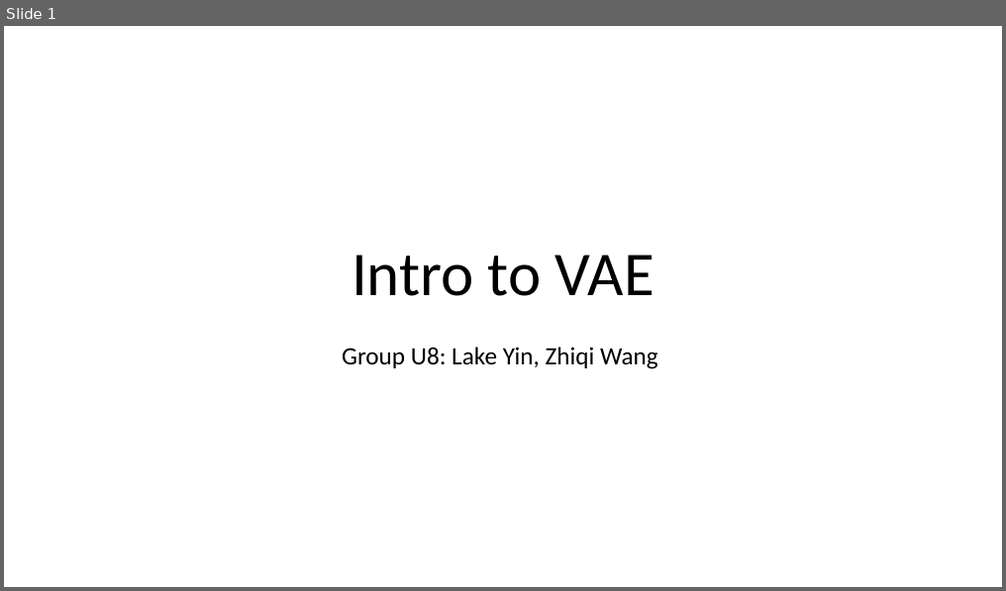
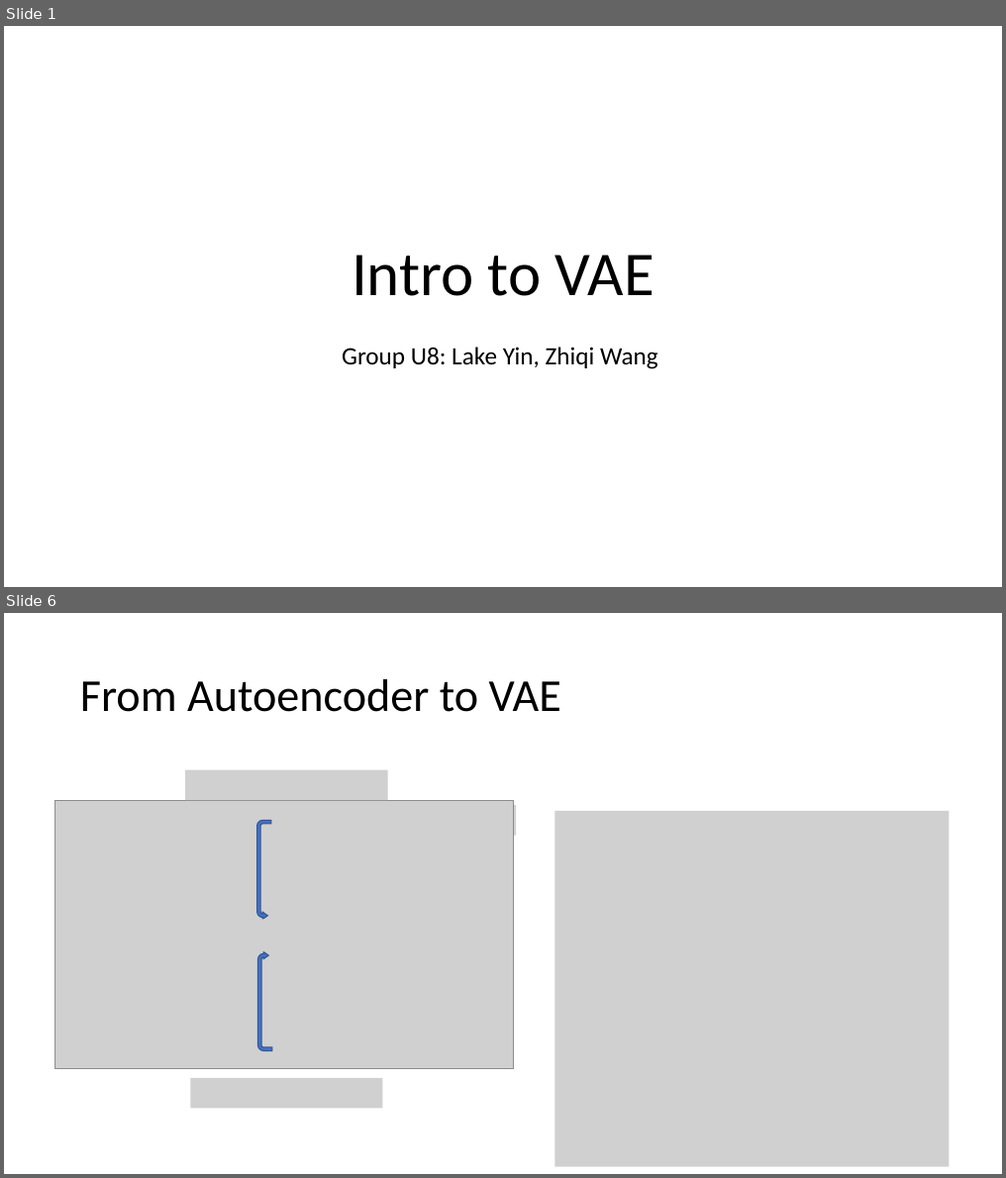
Before and after one commit to ZhiqiEliWang/csci4968-VAE-project, a slide deck: Lecture Note/lecture-slides.pptx. Shown one above the other, each under a label of ours: slide 1 before the commit, slides 1 and 6 after it; the slides between them are not shown. The pictures are 1006x591 and 1006x1178 pixels, drawn with LibreOffice and Linux fonts; fonts in the diff are those of the drawing; grey boxes stand for pictures. Boxes give left, top, right and bottom in pixels: in the first picture for what was removed or moved away, otherwise in the second. Text is boxed around its words. In the diff, an @@ line names an element or a change of style, - is before the commit and + after.

```diff
--- a/Lecture Note/lecture-slides.pptx
+++ b/Lecture Note/lecture-slides.pptx
@@ slide 6 added at (4,613,1002,1174), background #FFFFFF @@
@@ title added at (80,679,561,712), 44 pt, text #000000 @@
+From Autoencoder to VAE
@@ picture added at (185,770,387,800) @@
@@ picture added at (54,800,514,1069) @@
@@ picture added at (487,805,516,836) @@
@@ picture added at (555,811,948,1167) @@
@@ uturn arrow added at (256,821,271,920), fill #4472C4, outline #325491 1 pt @@
@@ picture added at (105,919,275,952) @@
@@ picture added at (314,921,474,951) @@
@@ uturn arrow added at (258,953,272,1052), fill #4472C4, outline #325491 1 pt @@
@@ picture added at (190,1078,383,1109) @@
```
Also in this commit, not shown: 1 slide changed, 4 other slides added, 1 slide removed, 2 other files.
